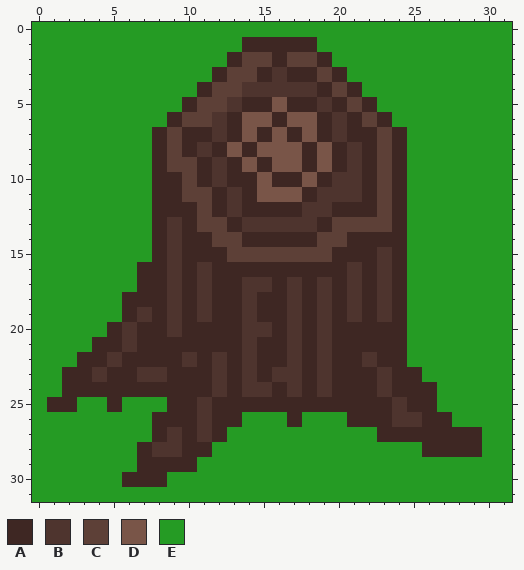
Two versions of one pixel-art file, Assets/Tilesets/tree_stump.aseprite. This is how it looked before the edit.
32x32 pixels, 1 frame.
Palette (. is transparent): A #3e2723  B #4e342e  C #5d4037  D #795548  E #259b24
After the commit:
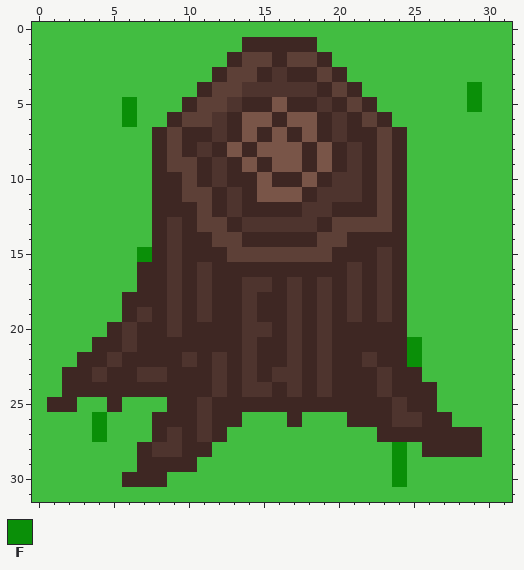
Colours new in this view: F #0a8f08
Difference:
{"change": "layer \"Layer 2\" added"}
{"change": "layer \"Layer 1\" removed"}
{"colour":"E","old":"#259b24","new":"#42bd41"}
{"where": "layer \"Layer 2\""}
{"y":4,"x":29,"old":"E","new":"F"}
{"y":5,"x":6,"old":"E","new":"F"}
{"y":5,"x":29,"old":"E","new":"F"}
{"y":6,"x":6,"old":"E","new":"F"}
{"y":15,"x":7,"old":"E","new":"F"}
{"y":21,"x":25,"old":"E","new":"F"}
{"y":22,"x":25,"old":"E","new":"F"}
{"y":26,"x":4,"old":"E","new":"F"}
{"y":27,"x":4,"old":"E","new":"F"}
{"y":28,"x":24,"old":"E","new":"F"}
{"y":29,"x":24,"old":"E","new":"F"}
{"y":30,"x":24,"old":"E","new":"F"}
{"label":"changed","picture_box":[32,22,512,502]}
